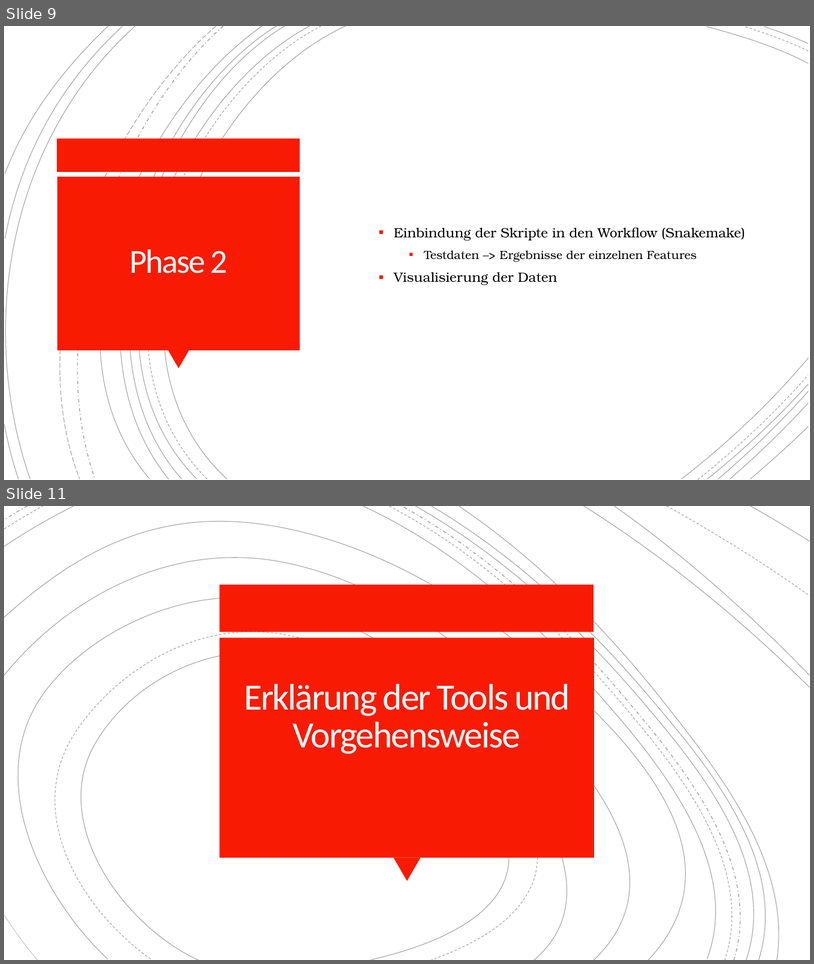
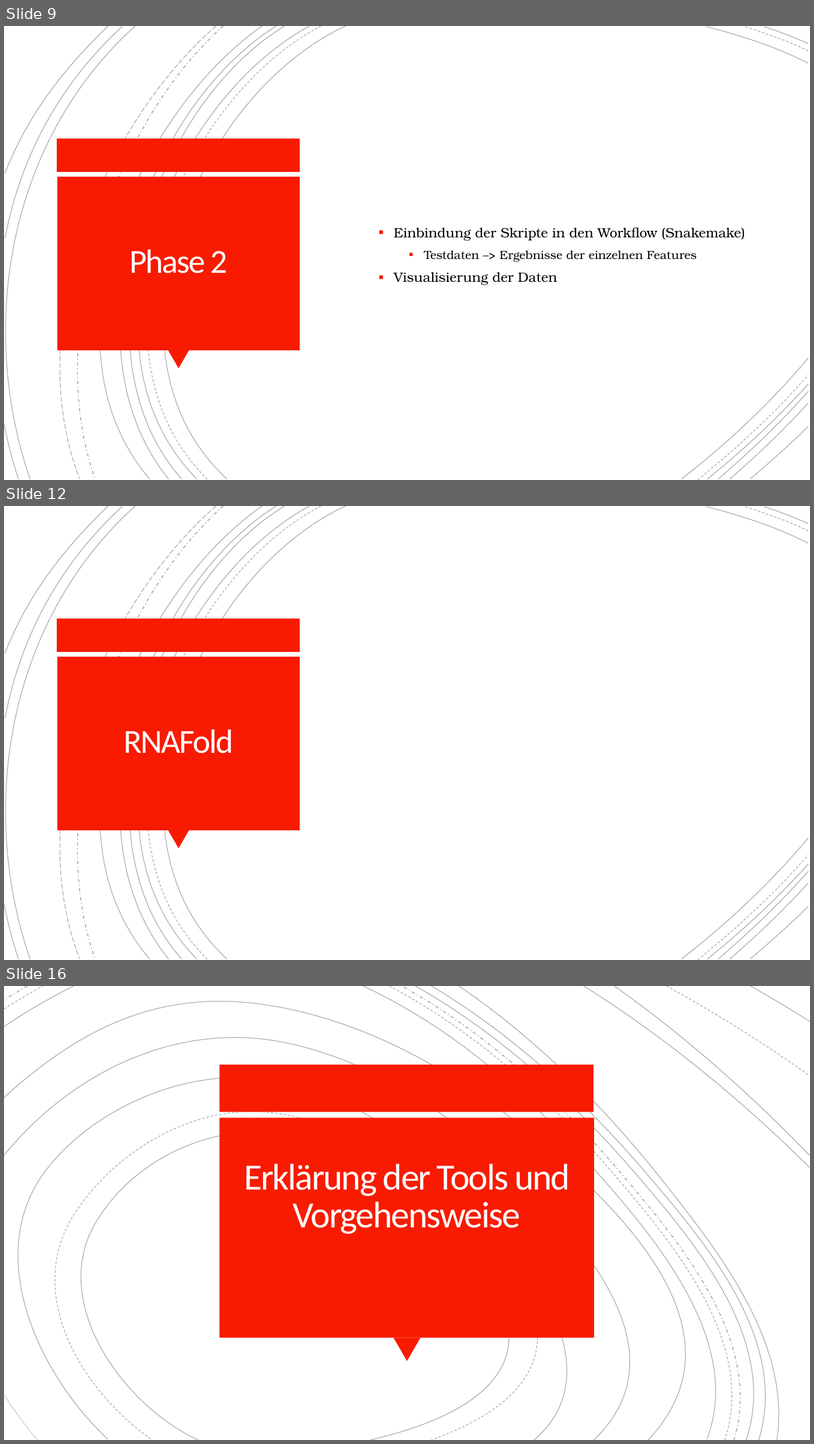
Before and after one commit to OstfriesenBI/PredmiRNA, a slide deck: presentation/projectpresentation.pptx. Shown one above the other, each under a label of ours: slides 9 and 11 before the commit, slides 9, 12 and 16 after it; the slides between them are not shown. The pictures are 814x964 and 814x1444 pixels, drawn with LibreOffice and Linux fonts; fonts in the diff are those of the drawing. Boxes give left, top, right and bottom in pixels: in the first picture for what was removed or moved away, otherwise in the second. Text is boxed around its words. In the diff, an @@ line names an element or a change of style, - is before the commit and + after.

```diff
--- a/presentation/projectpresentation.pptx
+++ b/presentation/projectpresentation.pptx
@@ slide 12 added at (4,506,810,960), background #FFFFFF; not listed: 21 template elements that a slide beside it also shows @@
@@ group added at (4,506,809,960): 21 freeform shapes @@
@@ rectangle added at (57,619,300,652), fill #F81B02 @@
@@ rectangle added at (57,657,300,830), fill #F81B02 @@
@@ title added at (123,729,233,753), 40 pt, text #FFFEFF @@
+RNAFold
@@ triangle added at (168,830,189,849), fill #F81B02 @@
@@ what was slide 11 is now slide 16 @@
```
Also in this commit, not shown: 3 slides changed, 9 other slides added, 2 slides removed.
